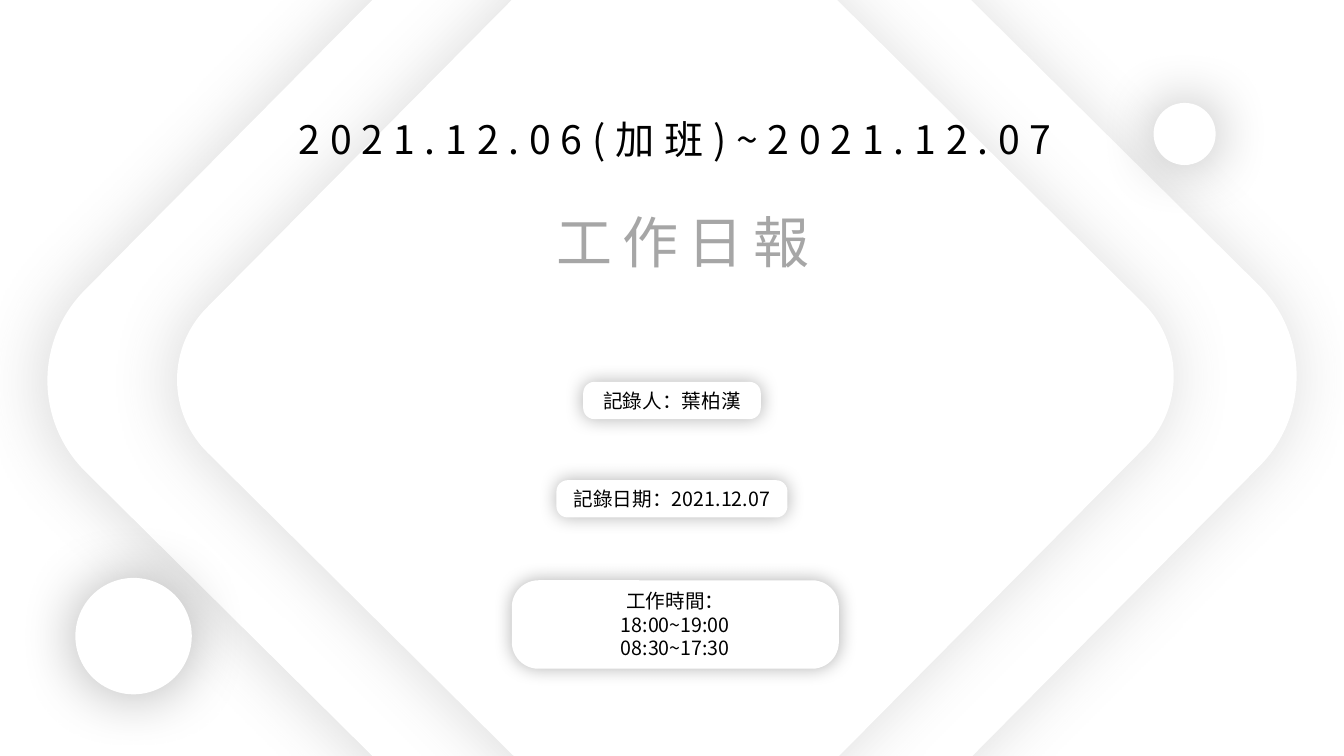
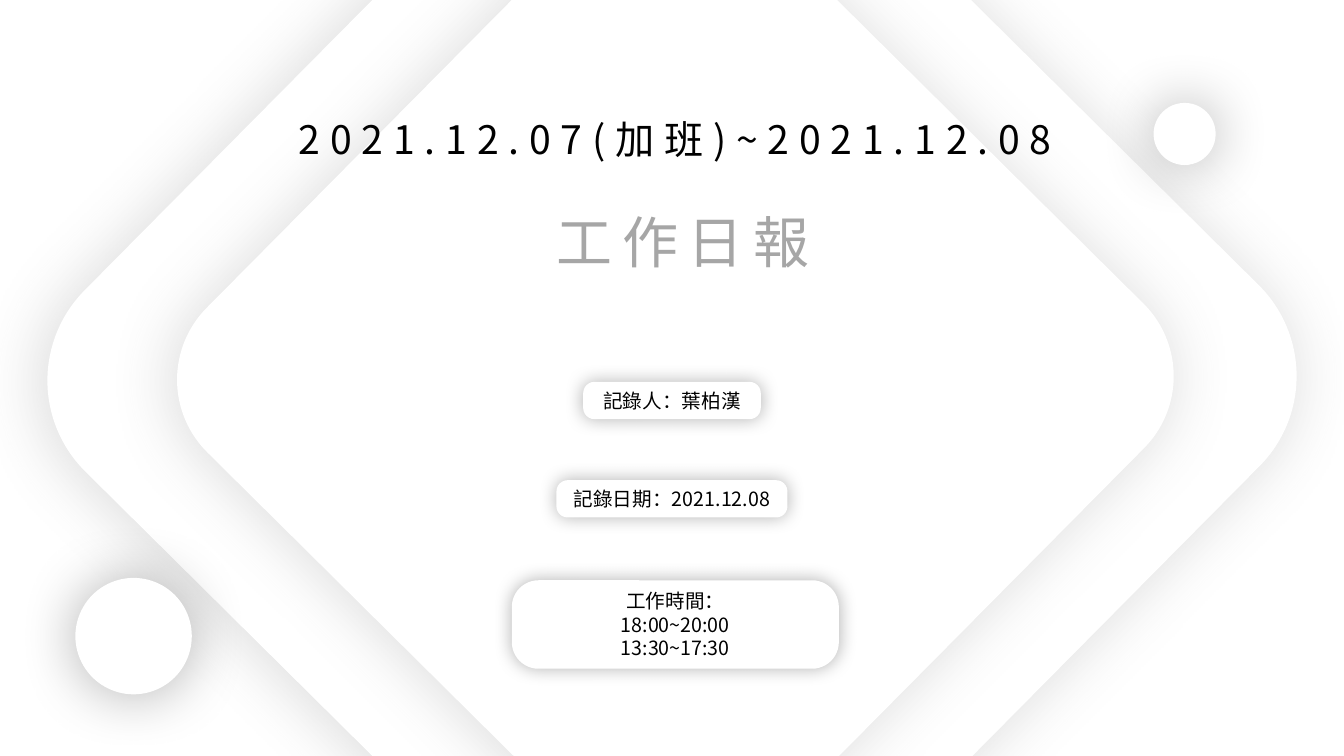
Before and after one commit to ZheHong1021/ExcelSystem, a slide deck: slide 1 of 工作日報_葉柏漢/2021.12/2021.12.07(加班)_2021.12.08工作日報_葉柏漢.pptx. Drawn at 1344x756 pixels with LibreOffice and Linux fonts; fonts in the diff are those of the drawing. Boxes give left, top, right and bottom in pixels: in the first picture for what was removed or moved away, otherwise in the second. Text is boxed around its words. In the diff, an @@ line names an element or a change of style, - is before the commit and + after.

Commit message:
excel

```diff
--- a/工作日報_葉柏漢/2021.12/2021.12.07(加班)_2021.12.08工作日報_葉柏漢.pptx
+++ b/工作日報_葉柏漢/2021.12/2021.12.07(加班)_2021.12.08工作日報_葉柏漢.pptx
@@ text at bbox=[299, 121, 1052, 162]: text changed @@
-2021.12.06(加班)~2021.12.07
+2021.12.07(加班)~2021.12.08
@@ text at bbox=[574, 489, 770, 508]: text changed @@
-記錄日期：2021.12.07
+記錄日期：2021.12.08
@@ text at bbox=[621, 617, 730, 656]: text changed @@
-18:00~19:00
-08:30~17:30
+18:00~20:00
+13:30~17:30
```
